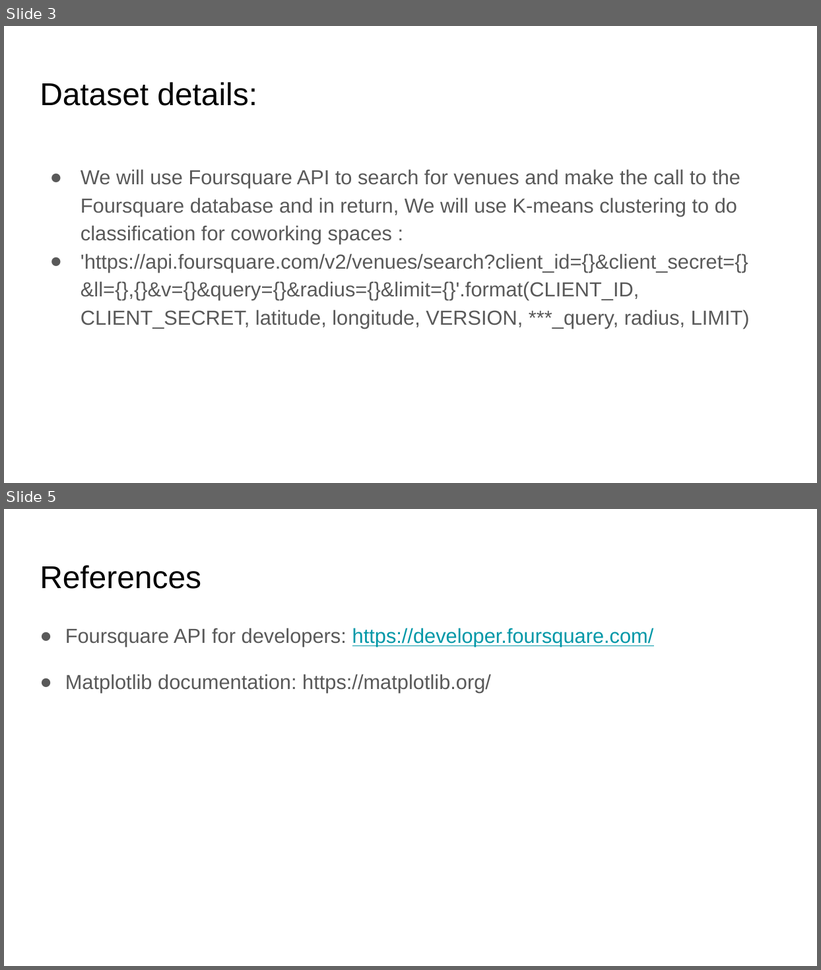
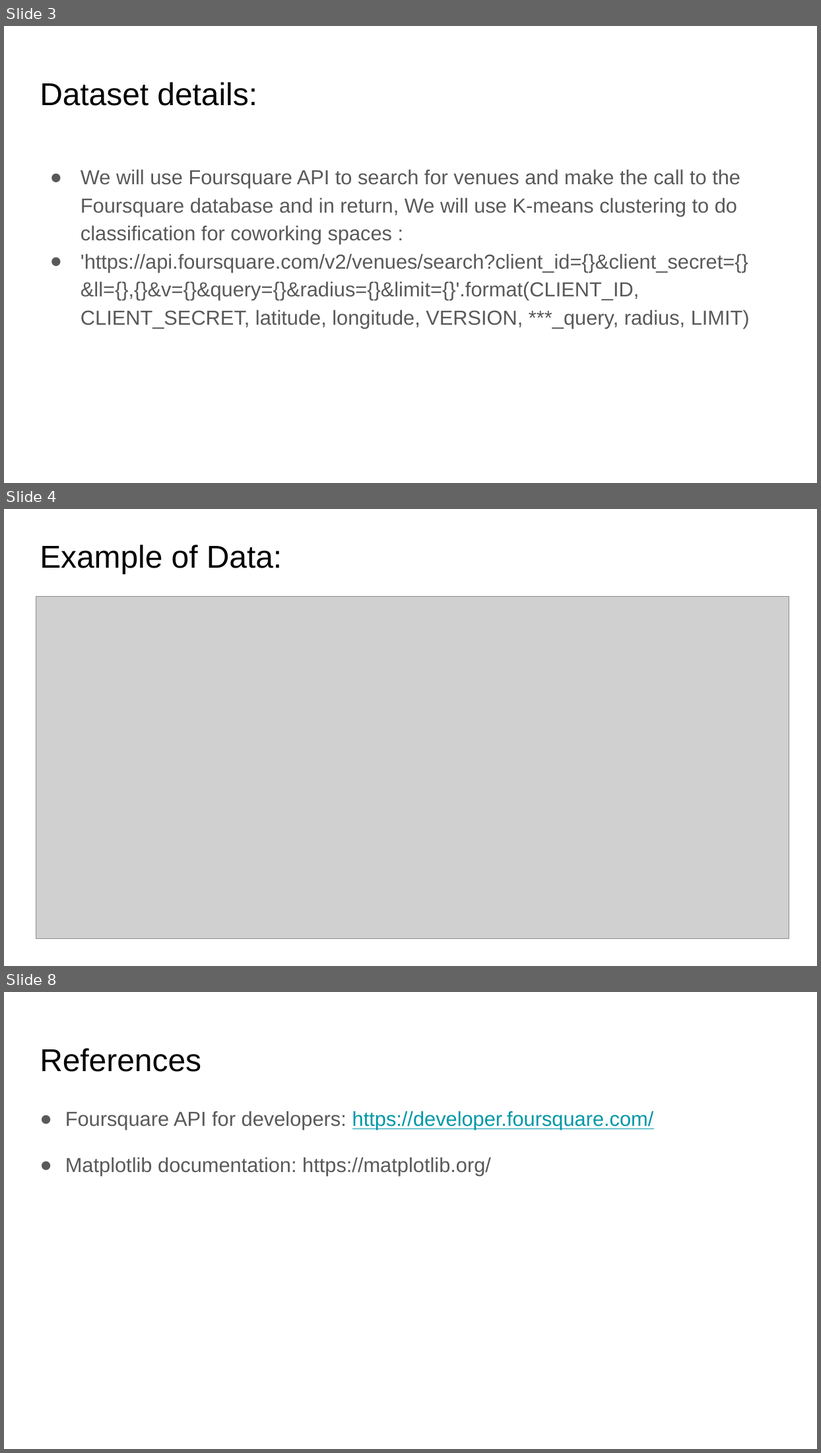
Before and after one commit to Soussi-Aymen/Coursera_Capstone, a slide deck: Capstone-Project-Report.pptx. Shown one above the other, each under a label of ours: slides 3 and 5 before the commit, slides 3, 4 and 8 after it; the slides between them are not shown. The pictures are 821x970 and 821x1453 pixels, drawn with LibreOffice and Linux fonts; fonts in the diff are those of the drawing; grey boxes stand for pictures. Boxes give left, top, right and bottom in pixels: in the first picture for what was removed or moved away, otherwise in the second. Text is boxed around its words. In the diff, an @@ line names an element or a change of style, - is before the commit and + after.

```diff
--- a/Capstone-Project-Report.pptx
+++ b/Capstone-Project-Report.pptx
@@ slide 4 added at <box>4,509,817,966</box>, background #FFFFFF @@
@@ title added at <box>40,545,282,574</box>, 28 pt, text #000000 @@
+Example of Data:
@@ picture added at <box>36,596,789,938</box> @@
@@ what was slide 5 is now slide 8 @@
```
Also in this commit, not shown: 3 other slides added, 1 slide removed, 2 other files.
